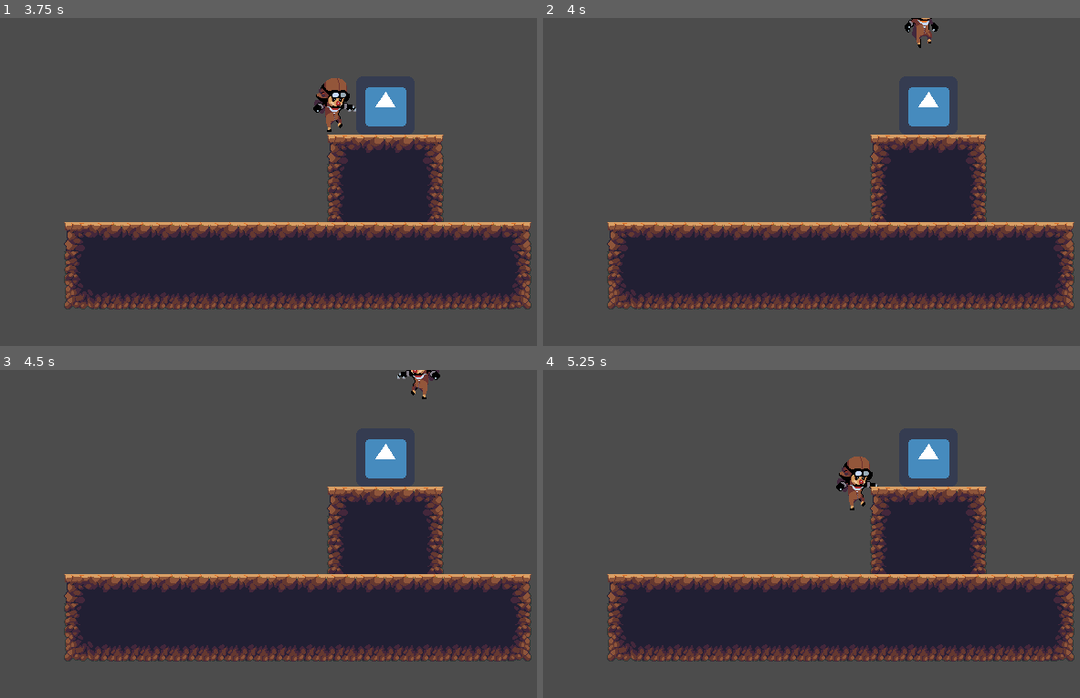
Above: before the commit, frames 1-4 (two rows, left to right).
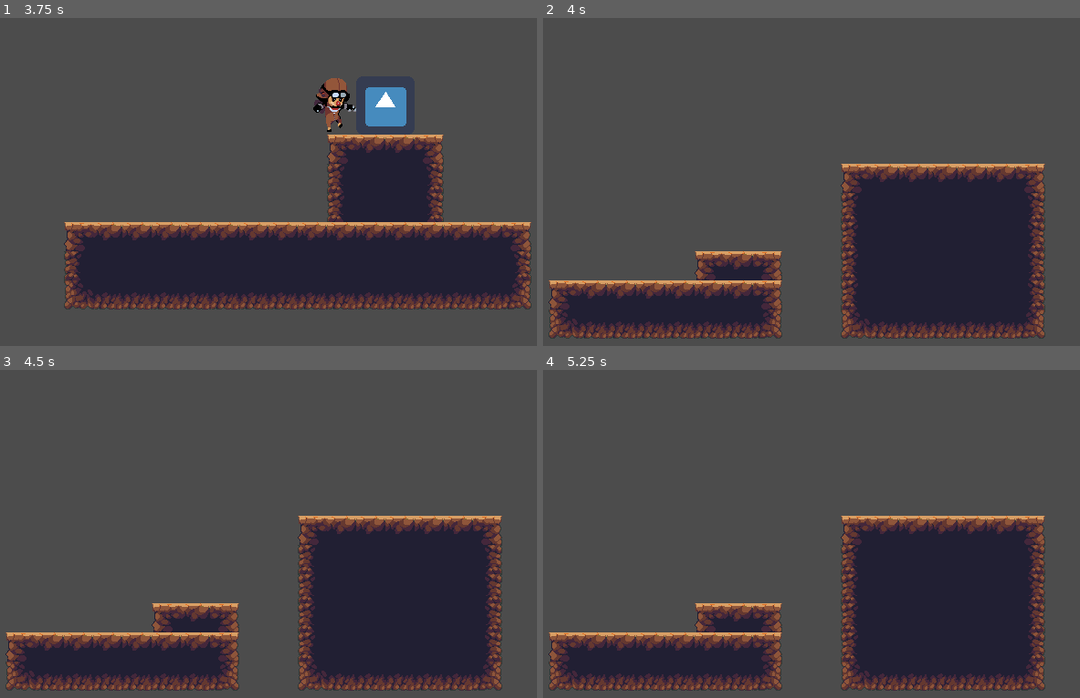
Above: after the commit, the same moments.

Repository: hamdle/Godot_Platform_Game
Game: Godot game, scene res://World.tscn
The game is run twice, just before and just after one commit, with the same random seed, the same clock (stepped at 60 frames per second) and the same inputs. The engine's default icon, where the game draws it, is replaced by a stand-in: a white triangle on a blue panel in a dark square.
Inputs:
- Up to frame 1 (3.75 s): tap Enter at 0.5 s; hold Right (ui_right) 0.53-2.03 s; tap Up (ui_up) at 0.77, 1.52, 3.02 s; hold Left (ui_left) 2.03-2.78 s; hold Right (ui_right) from 2.78 s (still down)
- Up to frame 2 (4 s): keep holding Right (ui_right); tap Up (ui_up) at 3.77 s
- Up to frame 3 (4.5 s): release Right (ui_right) at 4.28 s; hold Left (ui_left) from 4.28 s (still down)
- Up to frame 4 (5.25 s): tap Up (ui_up) at 4.52 s; release Left (ui_left) at 5.03 s; hold Right (ui_right) from 5.03 s (still down)

Frame 1 is identical in both runs. In frame 2, 32% of the frame differs, in the area x 1-99%, y 0-98%; in frame 3, 32%; in frame 4, 32%, in the area x 1-99%, y 21-98%.

Commit message:
Load level on Area2D collision

Diff:
--- a/World.tscn
+++ b/World.tscn
@@ -11,7 +11,8 @@
 [ext_resource path="res://Sprites/Player/Jump3.png" type="Texture" id=9]
 [ext_resource path="res://Sprites/Player/Jump1.png" type="Texture" id=10]
 [ext_resource path="res://JungleDirtTileSet.tres" type="TileSet" id=11]
-[ext_resource path="res://icon.png" type="Texture" id=12]
+[ext_resource path="res://WorldComplete.gd" type="Script" id=12]
+[ext_resource path="res://icon.png" type="Texture" id=13]
 
 [sub_resource type="SpriteFrames" id=2]
 
@@ -108,10 +109,11 @@
 angular_damp = 1.0
 audio_bus_override = false
 audio_bus_name = "Master"
+script = ExtResource( 12 )
 
 [node name="icon" type="Sprite" parent="WorldComplete" index="0"]
 
-texture = ExtResource( 12 )
+texture = ExtResource( 13 )
 
 [node name="CollisionShape2D" type="CollisionShape2D" parent="WorldComplete" index="1"]
 
--- /dev/null
+++ b/WorldComplete.gd
@@ -0,0 +1,8 @@
+# WorldComplete.gd
+extends Area2D
+
+func _physics_process(delta):
+	var bodies = get_overlapping_bodies()
+	for body in bodies:
+		if body.name == "Player":
+			get_tree().change_scene("World 2.tscn")
Not shown: 1 places in World.tscn that only renumber resources
